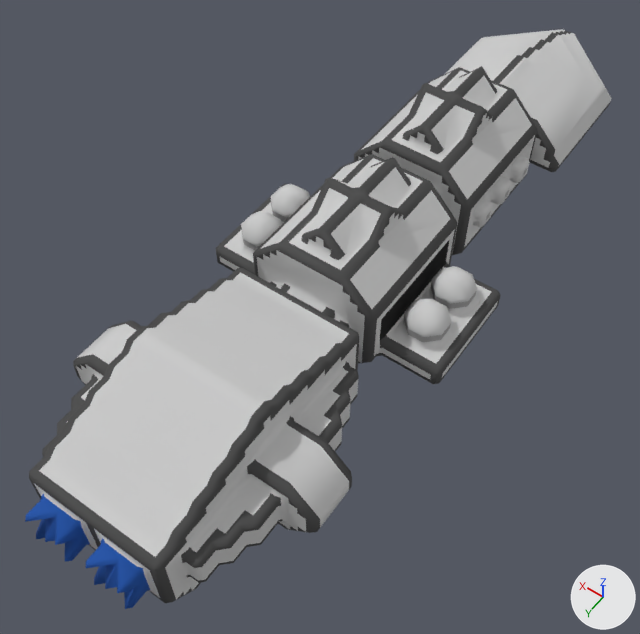
The OBJ model src/jsMain/resources/meshes/diadochi-3-morgoth-class.obj, before and after one commit.
One viewpoint serves both versions: a camera (50 mm lens) standing at (-38.4, 68.2, -13.8) and looking at (3.2, 10.0, -105.2). Arrows for +X, +Y and +Z are at lower right; the lights stay in place. Where no turn or scale is listed for an object, it has been applied to the vertices.

Objects in the first picture: 'diadochi-3-morgoth-class'.
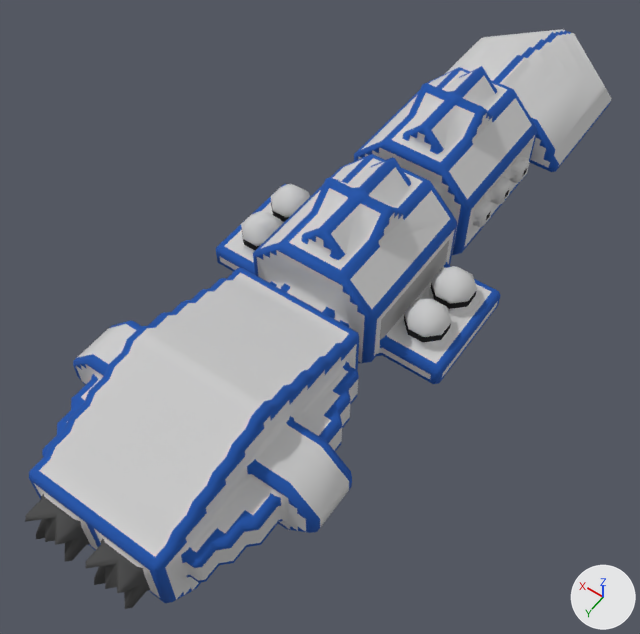
The newer file is also turned or shifted as a whole; pictures and numbers use the older file's frame.

Boxes (x1, y1, x2, y2) around the edits, measured in the pictures (640 x 634 px; the box of a moved part takes in the faces that stretch with it):
part 1 of me_diadochi_3_morgoth_class, moved or reshaped: before (241, 151, 530, 301); after (256, 93, 477, 320)
part 2 of me_diadochi_3_morgoth_class, moved or reshaped: before (26, 423, 134, 608); after (65, 540, 120, 593)
part 3 of me_diadochi_3_morgoth_class, surface changed (grey to blue): (25, 30, 611, 609) in both

What changed in the scene script:
```text
Change me_diadochi_3_morgoth_class:
    used by ob_diadochi_3_morgoth_class; location = (0.0, 0.0, 0.0)
    remove me_diadochi_3_morgoth_class.from_pydata(...)  # 3705 vertices, 6887 faces; spans x -16.5..16.5, y -54.5..54.5, z -117.3..-83.3
    add me_diadochi_3_morgoth_class.from_pydata(...)  # 3704 vertices, 6886 faces; spans x -16.5..16.5, y -54.5..54.5, z -117.3..-83.3
    me_diadochi_3_morgoth_class part 1: 1 vertex moved from x 11.0, y 8.0, z -93.3 to x 11.0, y 8.5, z -92.8; 14 vertices removed from x -14.0..13.0, y -24.0..16.8, z -103.8..-83.8; 13 vertices added at x -14.0..14.0, y -16.5..20.0, z -103.8..-83.8
    me_diadochi_3_morgoth_class part 2: 1 vertex moved from x -4.0, y 53.0, z -93.3 to x -3.0, y 53.5, z -94.8; 8 vertices removed from x -6.0..11.0, y 45.5..54.0, z -101.3..-92.8; 8 vertices added at x -12.0..2.5, y 41.0..54.0, z -111.3..-92.3
    me_diadochi_3_morgoth_class part 3: 3187 kept faces spanning x -16.5..16.5, y -54.5..54.5, z -117.3..-83.3 get new texture (UV) coordinates
```
